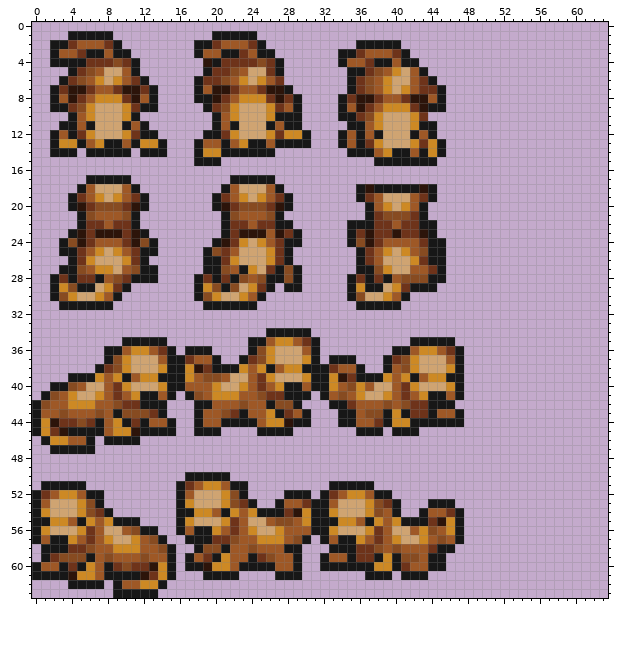
Two versions of one pixel-art sprite, resources/animals/otter.png. The picture above is the old version.
The file is 64x64 pixels.
Now the later version:
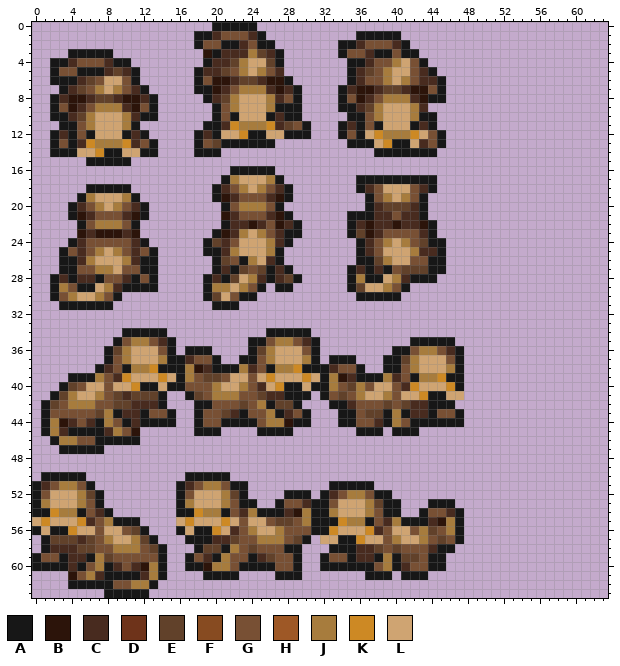
Palette (. is transparent): A #171717  B #2c140a  C #482b1f  D #6e331a  E #61412a  F #874b21  G #785034  H #9e5826  J #a77c3d  K #cd8924  L #cfa472
Message: Adjust otter colors
What changed:
Changed rows in their new state; - is an unchanged pixel.
first column x 0:
 0 --------------------AAAAA-----------------------
 1 ----.....---------AACGGGCA----------AAAAA-------
 2 --........---------GGAACG-A-------AACGGGCA------
 3 --..AA--A..-------.BACCCJECA-------GGCAAG-A-----
 4 ----CGGGCAA.-------ACCEJLLE-------.AACGGJLGA----
 5 --AGGAAACEC-------ACCEGJ-JGC--------CEGJL-GCA---
 6 --A-ACEG-LGA.------GBBCEECBBA-------CGGJ-JGCCA--
 7 --.ACEGJLJGCA.-----A-CGJJJC-CA----ACBBCEECBBG---
 8 ---C-BCEECB-C-----.-CEJLLLJCG------G-CGJJJC-A---
 9 ---GBCGJJJCBG------.AGJ---JAA------ACEJLLLJC..--
10 --AACEJ---JCAA-------GA---AC------.-AGJ---JAA---
11 -----GJ---JA.------A-CKJJJKCEGA---AC-GA---AC----
12 ---C-GA---AC-.----AC-LLKAALLAA-----G-LKJJJKLGA--
13 ---GACKJJJKCGA.----GE-AA--A....---.A-ALKAALCG---
14 -----LLK--LL--.----AA......--------...AA--A-A.--
15 ------AAAAA-------...-----------------.......---
16 ----------------------AAAAA---------------------
17 ------.....----------AJLLLJA--------AAAAAAAAA---
18 -----.AAAAA.--------ACGJ-JGCA--------CGLLLGC----
19 ----.AJL-LJA.--------BCGGGCB--------.AGJ-JGA.---
20 -----CGJLJGC--------.AGJJJGA.---------CEEEC-----
21 ----ABCGGGCBA--------BCGGGCBA------AA-CCGCC-----
22 ------GJJJG-----------CCBCGBCA------CBCCBCCB----
23 ----.-C---C-.-------ABCJLJGCA-------E-CGGGGC----
24 ---.ACGGGGGCA.-----AECGL-LJC-.-----.ACGJLJGE----
25 ----GCGJ-JGCG-------ACJ---JA.--------CGL-LJCC---
26 ---A-CJ---JC-A-----.-EGAJ-CA.--------AEJ--GG----
27 -----GGJJ-GG-------.-CAEGEACA.-----AC-CAGEEEA---
28 ---C-CC-GGC-G-----.ACAELJC-CE-------J-ALJCAA-.--
29 ---JG---JC-AAA----.AJJLJGA.A-.------ELLJGA...---
30 ---GJ--JG---------.AE-GAA.---------.AAAAA.------
31 -------------------.---..-----------.....-------
34 ----------AAAAA---------------------------------
35 ---------AGJJGCA----------GJJGC-----------------
36 ---------EJLLLG----------EJ---G-----------GJJGC-
37 ---------GJ---J--CGG----AGJ---J---------AEJ---G-
38 --------CGAJJKA--J-C---JCG-JJ----CGG----AGJ---J-
39 -------JGCKLLLKL-JGEEG--GL-----L-J-C---JCG-JJ---
40 --.-EG--GLLKAAL--GGGJ--JGCL---L--JGEJG--GC------
41 -.AEJ--JGECEEEA.--EGJJJGGECC-----GEGJ--JGLL---LL
42 .AEGJJJGGEECCC------GGGEGJ-EE------CGGGEGECC----
43 .AGGGGGEJ-CCAGGA---GGEC-GGJ-CG------GEE-J-CC-GG-
44 .AJBCGC-JG-C-AA----GG----GJJ--------GGC-JG------
45 .AJC----CJG-....--------------------------------
46 -.AJJGGA----------------------------------------
47 --.----A----------------------------------------
50 -AAAAA------------------------------------------
51 ACGJJGA----------CGJJG--------------------------
52 -GLLLJE----------G---JE----------CGJJG----------
53 -J---JG----------J---JGA----GGC--G---JEA--------
54 -AKJJAGC-----------JJ-GCJ---C-J--J---JGA----GGC-
55 LKLLLKCGJ-------L-----LG--GEEGJ----JJ-GCJ---C-J-
56 -LAAKLLG--GE-.---L---LCGJ--JGGG-------CG--GJEGJ-
57 .AEEECEGJ--JEA.-----CCEGGJJJGE--LL---LLGJ--JGEG-
58 --CCCEEGGJJJGEA.---EE-JGEGGG--------CCEGEGGGC---
59 AGGACC-JEGGGGGA.--GC-JGG-CEGG----GG-CC-J-EEG----
60 -AA-C-GJ-CGCBJA.----JJG----GG---------GJ-CGG----
61 ....-GJC----CJA.--------------------------------
62 --------AGGJJA.---------------------------------
63 --------A----.----------------------------------
Changed places in both pictures, as pixel boxes (x1, y1, x2, y2):
changed: (32, 22, 464, 598)
